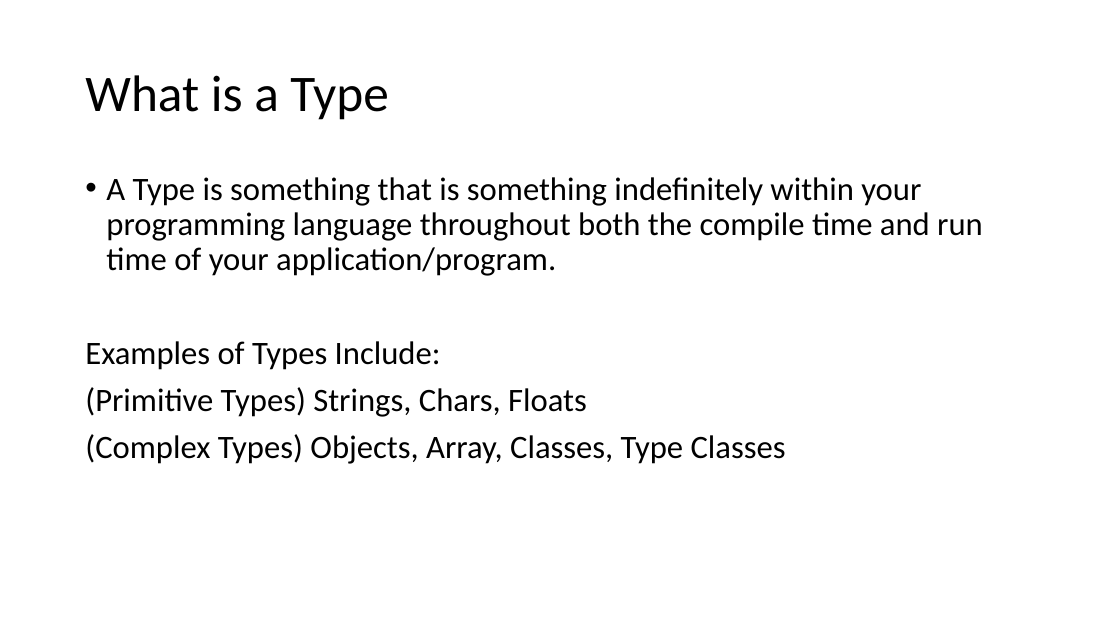
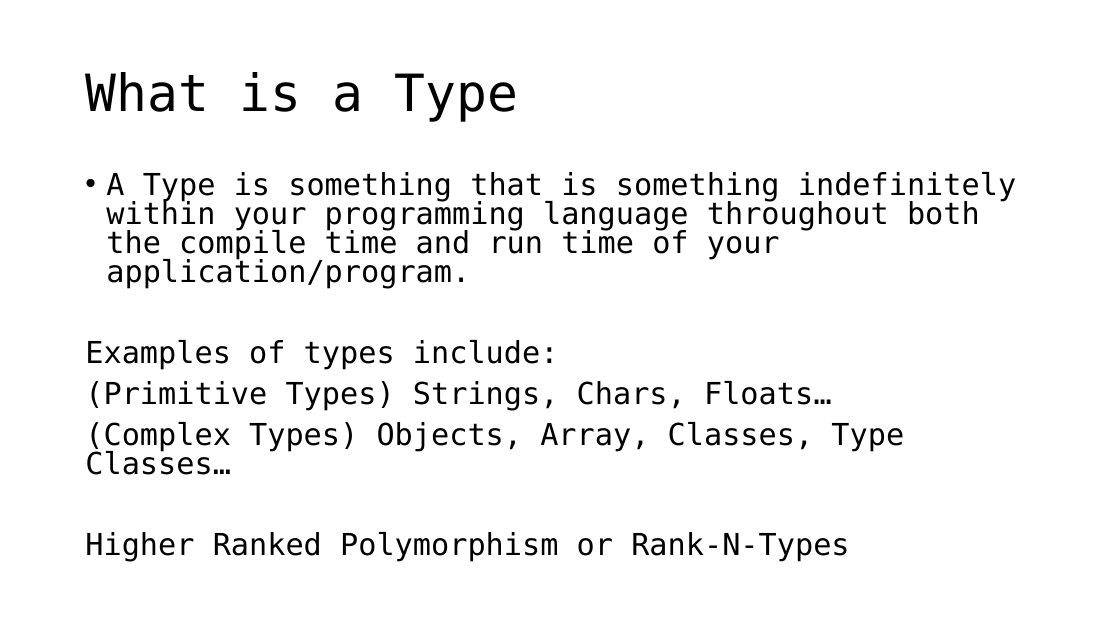
Before and after one commit to seanwestfall/algorithm_w_presentation, a slide deck: slide 5 of Presentation1.pptx. Drawn at 1120x630 pixels with LibreOffice and Linux fonts; fonts in the diff are those of the drawing. Boxes give left, top, right and bottom in pixels: in the first picture for what was removed or moved away, otherwise in the second. Text is boxed around its words. In the diff, an @@ line names an element or a change of style, - is before the commit and + after.

Commit message:
Presentation Updates

```diff
--- a/Presentation1.pptx
+++ b/Presentation1.pptx
@@ title "What is a Type" at (85,72,518,121): font Calibri to DejaVu Sans Mono @@
@@ text at (106,172,1016,288): size 28 to 25.9 pt, font Calibri to DejaVu Sans Mono in "A Type is something that is something ..."; line spacing 0.9 to 0.8 @@
@@ text at (85,340,904,561): text changed; size 28 to 25.9 pt; font Calibri to DejaVu Sans Mono @@
-Examples of Types Include:
-(Primitive Types) Strings, Chars, Floats
-(Complex Types) Objects, Array, Classes, Type Classes
+Examples of types include:
+(Primitive Types) Strings, Chars, Floats…
+(Complex Types) Objects, Array, Classes, Type Classes…
+Higher Ranked Polymorphism or Rank-N-Types
```
Also in this commit, not shown: 6 other slides changed, 1 slide added.
